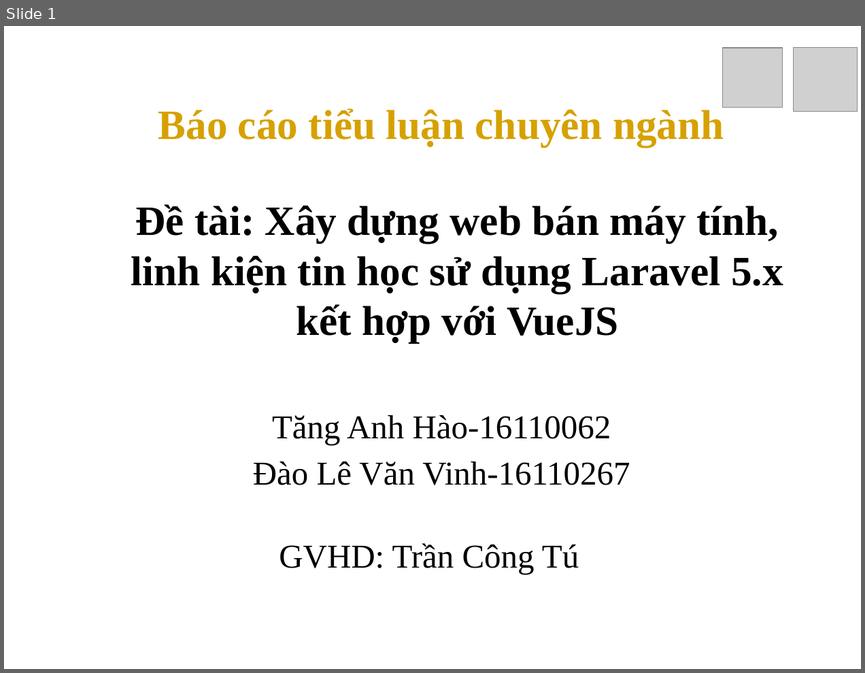
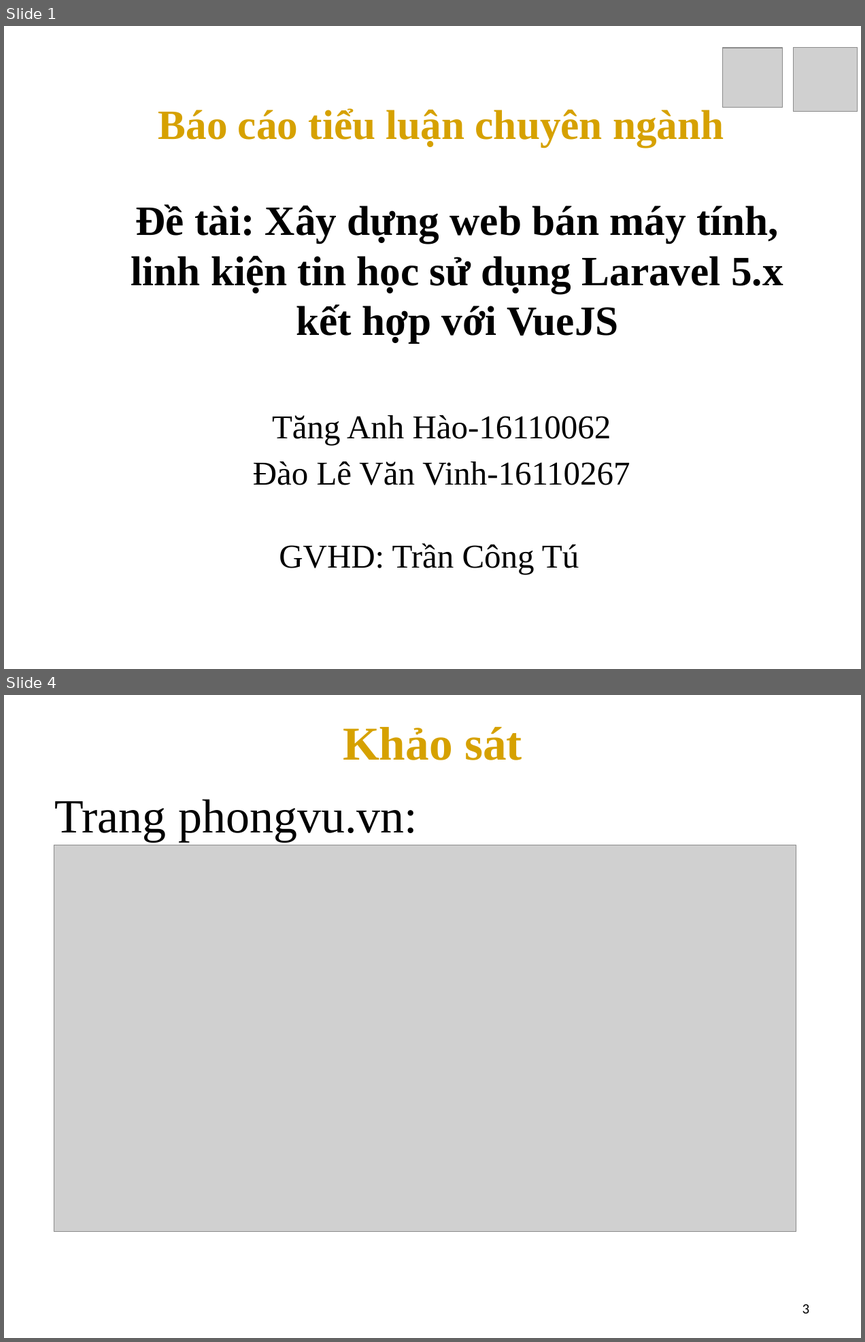
Before and after one commit to anhempk1250/TLCN-CuaHangTinHoc, a slide deck: TLCN.pptx. Shown one above the other, each under a label of ours: slide 1 before the commit, slides 1 and 4 after it; the slides between them are not shown. The pictures are 865x673 and 865x1342 pixels, drawn with LibreOffice and Linux fonts; fonts in the diff are those of the drawing; grey boxes stand for pictures; background and template pictures are left out. Boxes give left, top, right and bottom in pixels: in the first picture for what was removed or moved away, otherwise in the second. Text is boxed around its words. In the diff, an @@ line names an element or a change of style, - is before the commit and + after.

```diff
--- a/TLCN.pptx
+++ b/TLCN.pptx
@@ slide 4 added at (x1=4, y1=695, x2=861, y2=1338), background picture (left out) @@
@@ title added at (x1=343, y1=727, x2=522, y2=760), 39.6 pt, text gradient #E46C0A to #D7A200 to #FFC000, bold @@
+Khảo sát
@@ text added at (x1=54, y1=799, x2=417, y2=841), 40 pt, text #000000 @@
+Trang phongvu.vn:
@@ picture added at (x1=54, y1=845, x2=796, y2=1232) @@
@@ page number added at (x1=802, y1=1304, x2=810, y2=1313), 12 pt, text #000000 @@
+3
```
Also in this commit, not shown: 9 slides changed, 2 other slides added, 2 slides removed.
